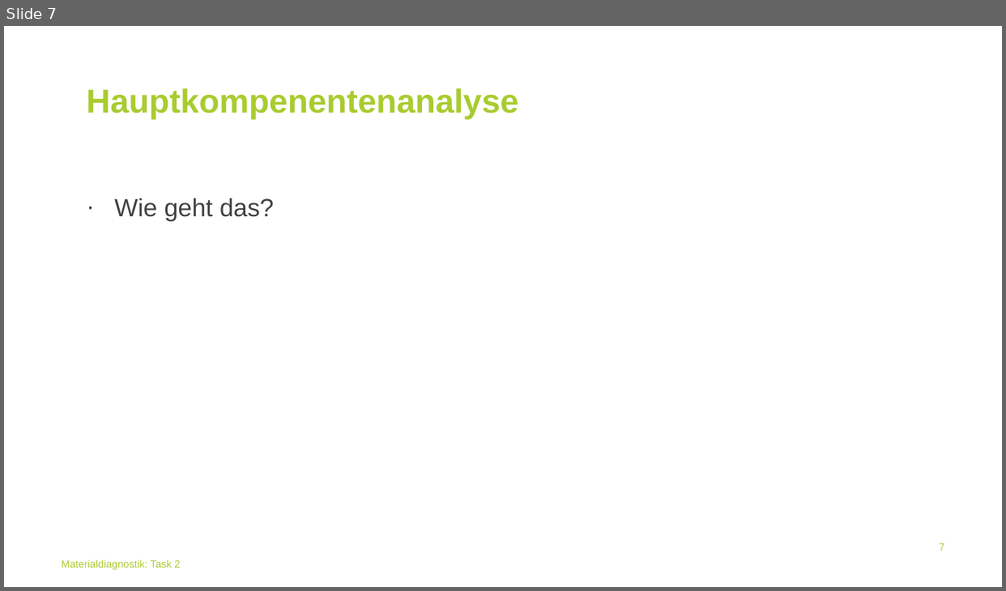
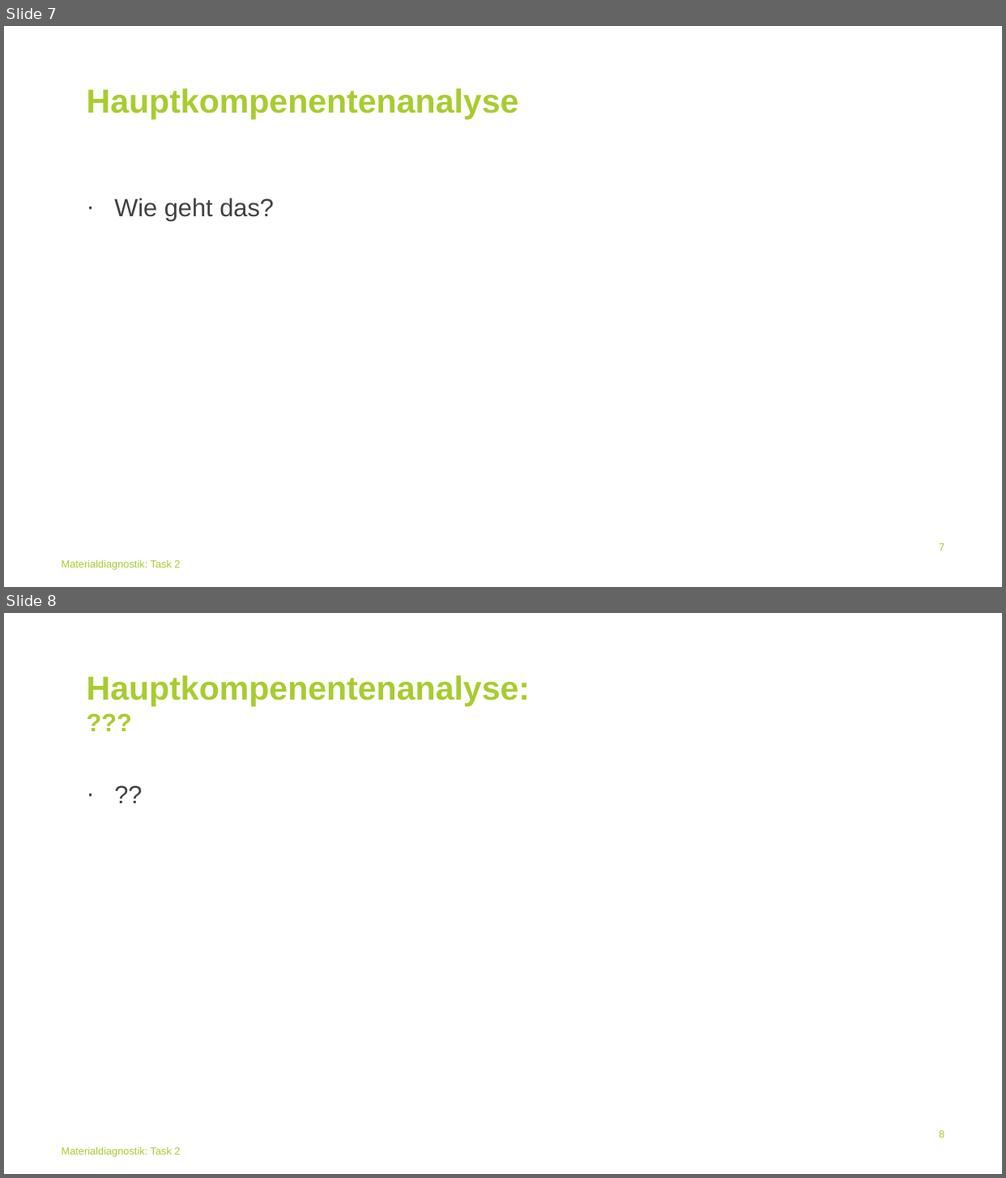
Before and after one commit to BGielczynski/AI_diagnostics, a slide deck: Task_2/Task2Powerpoint.pptx. Shown one above the other, each under a label of ours: slide 7 before the commit, slides 7 and 8 after it. The pictures are 1006x591 and 1006x1178 pixels, drawn with LibreOffice and Linux fonts; fonts in the diff are those of the drawing; background and template pictures are left out. Boxes give left, top, right and bottom in pixels: in the first picture for what was removed or moved away, otherwise in the second. Text is boxed around its words. In the diff, an @@ line names an element or a change of style, - is before the commit and + after.

```diff
--- a/Task_2/Task2Powerpoint.pptx
+++ b/Task_2/Task2Powerpoint.pptx
@@ slide 8 added at (x1=4, y1=613, x2=1002, y2=1174), background #FFFFFF; not listed: 1 template element that a slide beside it also shows @@
@@ title added at (x1=87, y1=675, x2=530, y2=706), 32 pt, text #A8CC2F, bold @@
+Hauptkompenentenanalyse:
+???
@@ text added at (x1=79, y1=776, x2=953, y2=1112), 24 pt, text #414141 @@
+· ??
@@ page number added at (x1=939, y1=1131, x2=944, y2=1138), 10 pt, text #A8CC2F @@
+8
```
Also in this commit, not shown: 2 slides changed, 2 other slides added, 1 slide removed.
